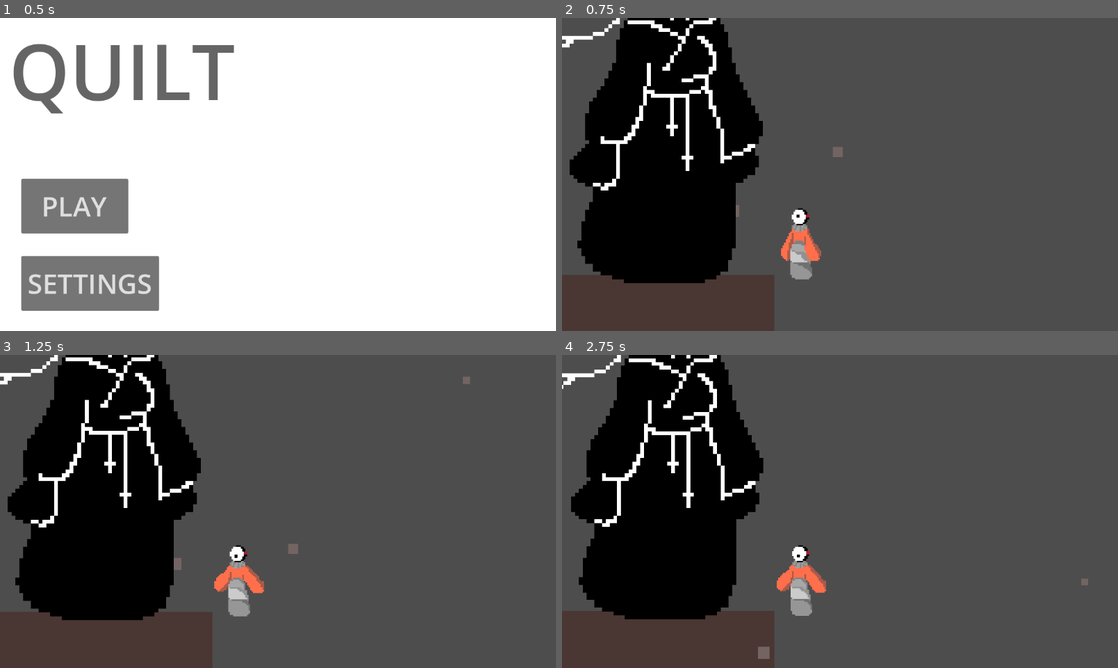
Above: before the commit, frames 1-4 (two rows, left to right).
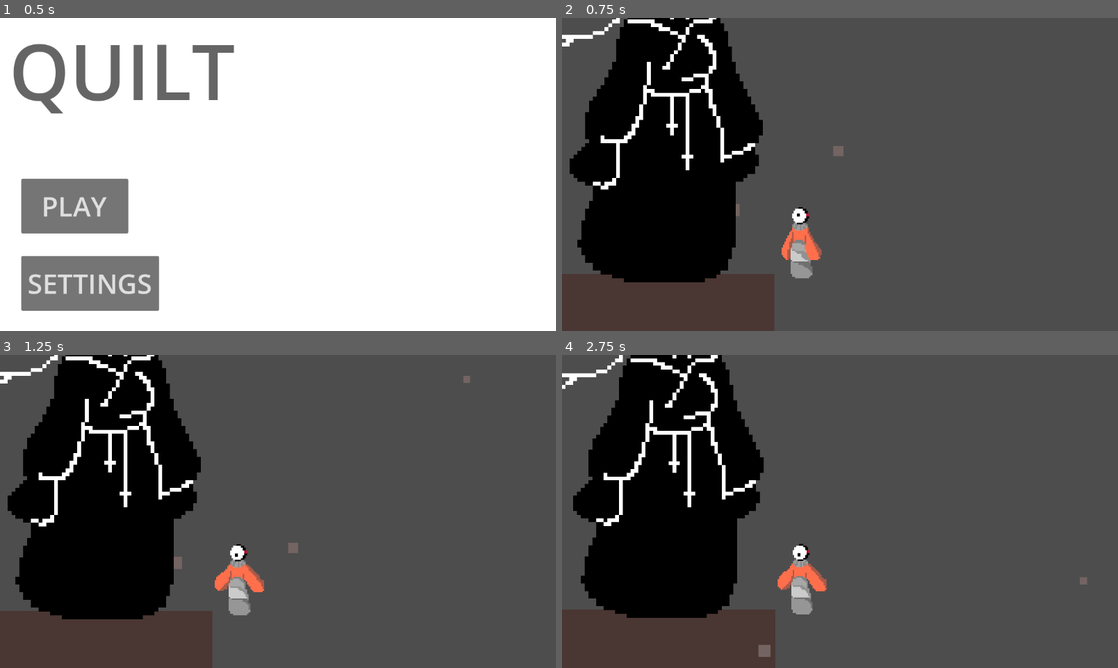
Above: after the commit, the same moments.

Repository: unsaltedkale/Quilt
Game: Godot game, scene res://TitleScreen.tscn
Same seed, same stepped clock (60 frames per second), same inputs: the game is played once before the commit and once after it. The engine's default icon, where the game draws it, is replaced by a stand-in: a white triangle on a blue panel in a dark square. Sound files missing from this copy of the repository are replaced by a short silence.
Inputs (mouse positions are in pixels of both pictures, inside the frame that each line leads up to):
- Up to frame 1 (0.5 s): no input
- Up to frame 2 (0.75 s): click "PLAY" at 0.5 s
- Up to frame 3 (1.25 s): no input
- Up to frame 4 (2.75 s): move the mouse to (962, 495) at 1.27 s; hold D (move_right) from 1.28 s (still down); tap S (crouch) at 1.35 s; click (962, 495) at 1.42 s; tap Space (jump) at 1.52, 2.27 s; move the mouse to (728, 527) at 2.02 s; click (728, 527) at 2.1 s

Frame 1 is identical in both runs. In frame 2, 1.2% of the frame differs, in the area x 0-51%, y 0-85%; in frame 3, 1.2%; in frame 4, 2.3%, in the area x 0-95%, y 0-100%.

Commit message:
crumbling platforms, health script

Diff:
--- a/Elena/Scenes/disappearing_platform.tscn
+++ b/Elena/Scenes/disappearing_platform.tscn
@@ -11,7 +11,7 @@
 [sub_resource type="RectangleShape2D" id="RectangleShape2D_y4u5j"]
 size = Vector2(128, 8)
 
-[node name="Disappearing_Platform" type="RigidBody2D"]
+[node name="Disappearing_Platform" type="RigidBody2D" groups=["Damage_Layer"]]
 physics_material_override = SubResource("PhysicsMaterial_y4u5j")
 script = ExtResource("1_bhhk5")
 
--- a/Elena/Scripts/Player_Health.gd
+++ b/Elena/Scripts/Player_Health.gd
@@ -1,7 +1,8 @@
 extends Node
 
 @export var max_health: int = 1
-@onready var player_script: Player = get_parent() as Player
+@onready var Player = get_parent()
+var spawn_point = Vector2.ZERO
 
 var health: int
 
@@ -9,7 +10,19 @@
 	health = max_health
 
 
-func reduce_health(amount: int) -> void:
+func take_damage(amount: int) -> void:
 	health -= amount
 	if health <= 0:
-		player_script.die()
+		die()
+
+func die():
+	print("Player died")
+	spawn_player(spawn_point)
+
+func set_checkpoint(pos):
+	spawn_point = pos
+
+func spawn_player(spawn_point: Vector2):
+	Player.global_position = spawn_point
+	Player.velocity = Vector2.ZERO
+	health = max_health
--- a/Elena/Scripts/disappearing_platform.gd
+++ b/Elena/Scripts/disappearing_platform.gd
@@ -2,7 +2,6 @@
 
 @onready var timer_length: float = 1.0
 
-# Called when the node enters the scene tree for the first time.
 func _ready() -> void:
 	self.gravity_scale = 0
 
@@ -10,6 +9,6 @@
 	if body.is_in_group("Player"):
 		$Timer.start()
 
-
 func _on_timer_timeout() -> void:
 	self.gravity_scale = 1
+	#animation or sprite change so it appears as crumbling/pieces when its falling
--- a/Emily WIP/Scenes/player.tscn
+++ b/Emily WIP/Scenes/player.tscn
@@ -468,6 +468,9 @@
 "speed": 5.0
 }]
 
+[sub_resource type="CapsuleShape2D" id="CapsuleShape2D_33mbb"]
+height = 48.0
+
 [sub_resource type="RectangleShape2D" id="RectangleShape2D_33mbb"]
 size = Vector2(20, 17.5)
 
@@ -481,7 +484,7 @@
 
 [node name="AnimatedSprite2D" type="AnimatedSprite2D" parent="."]
 sprite_frames = SubResource("SpriteFrames_qn8pe")
-animation = &"fall"
+animation = &"idle"
 
 [node name="StateMachine" type="Node" parent="." node_paths=PackedStringArray("initial_state")]
 script = ExtResource("22_0lugl")
@@ -519,8 +522,17 @@
 script = ExtResource("20_3uy0y")
 player = NodePath("../..")
 
+[node name="hit_box" type="Area2D" parent="."]
+
+[node name="CollisionShape2D" type="CollisionShape2D" parent="hit_box"]
+position = Vector2(0, -0.5)
+shape = SubResource("CapsuleShape2D_33mbb")
+debug_color = Color(0.9925013, 0, 0.2575452, 0.41960785)
+
 [node name="Area2D" type="Area2D" parent="."]
 
 [node name="CollisionShape2D" type="CollisionShape2D" parent="Area2D"]
 position = Vector2(0, -1.25)
 shape = SubResource("RectangleShape2D_33mbb")
+
+[connection signal="body_entered" from="hit_box" to="." method="_on_hit_box_body_entered"]
Not shown: 1 places in Emily WIP/Scenes/player.tscn that only renumber resources
